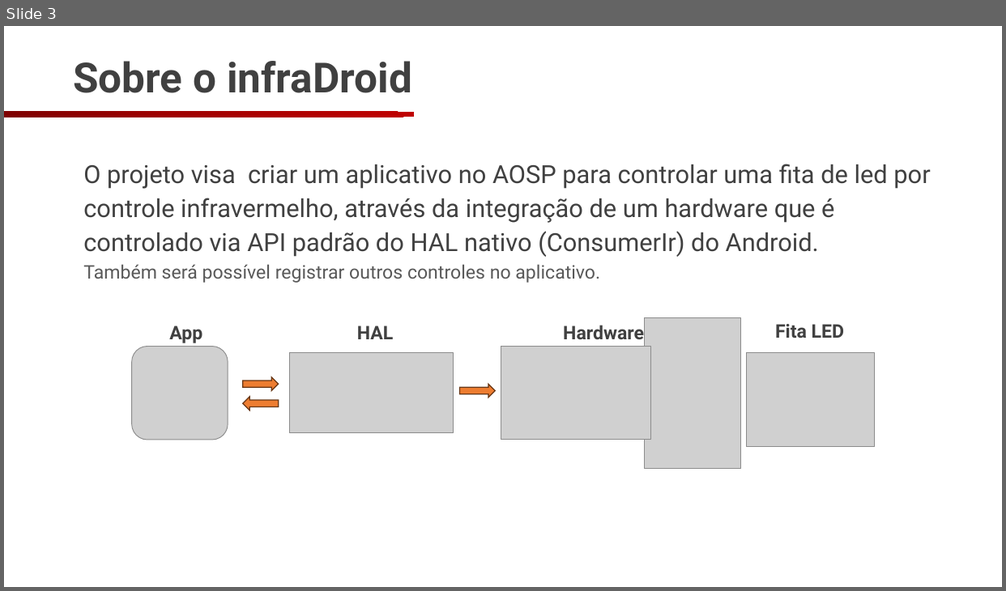
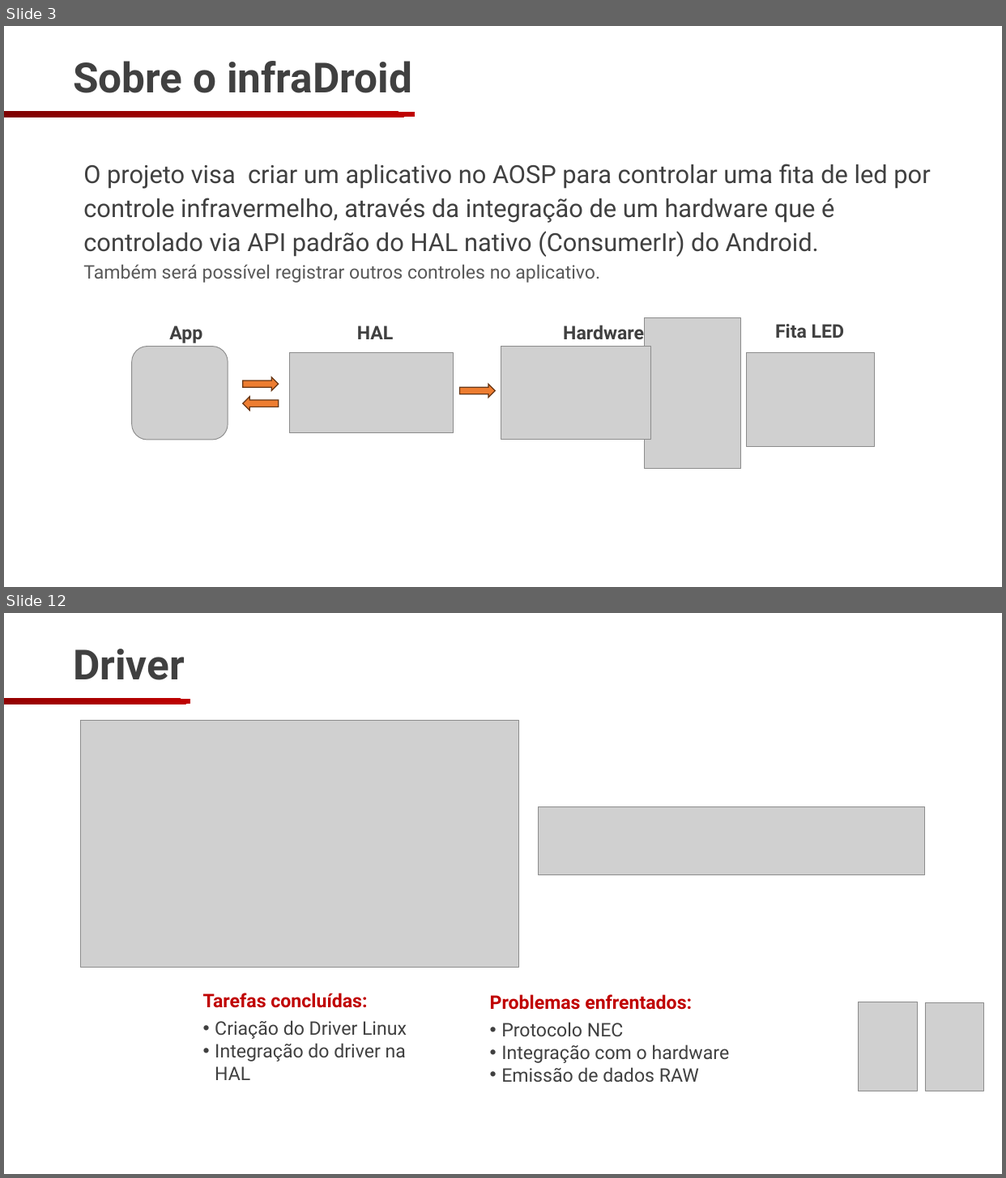
Before and after one commit to NBO2001/InfraDroid, a slide deck: slides/02_apresentacao/slide_02.pptx. Shown one above the other, each under a label of ours: slide 3 before the commit, slides 3 and 12 after it; the slides between them are not shown. The pictures are 1006x591 and 1006x1178 pixels, drawn with LibreOffice and Linux fonts; fonts in the diff are those of the drawing; grey boxes stand for pictures; background and template pictures are left out. Boxes give left, top, right and bottom in pixels: in the first picture for what was removed or moved away, otherwise in the second. Text is boxed around its words. In the diff, an @@ line names an element or a change of style, - is before the commit and + after.

```diff
--- a/slides/02_apresentacao/slide_02.pptx
+++ b/slides/02_apresentacao/slide_02.pptx
@@ slide 12 added at bbox=[4, 613, 1002, 1174], background picture (left out) @@
@@ text added at bbox=[73, 649, 185, 680], 40 pt, text #404040, bold @@
+Driver
@@ rectangle added at bbox=[4, 699, 190, 705], fill gradient #720000 to #A20000 to #C00000 @@
@@ picture added at bbox=[81, 721, 520, 967] @@
@@ picture added at bbox=[539, 807, 926, 875] @@
@@ text added at bbox=[203, 993, 367, 1008], 18 pt, text #C00000, bold @@
+Tarefas concluídas:
@@ text added at bbox=[490, 995, 692, 1010], 18 pt, text #C00000, bold @@
+Problemas enfrentados:
@@ text added at bbox=[215, 1020, 407, 1080], 18 pt, text #404040 @@
+• Criação do Driver Linux
+• Integração do driver na HAL
@@ text added at bbox=[501, 1022, 730, 1082], 18 pt, text #404040 @@
+• Protocolo NEC
+• Integração com o hardware
+• Emissão de dados RAW
@@ picture added at bbox=[859, 1003, 918, 1092] @@
@@ picture added at bbox=[926, 1003, 985, 1092] @@
```
Also in this commit, not shown: 5 slides changed, 1 other slide added, 2 slides removed, 4 other files.
